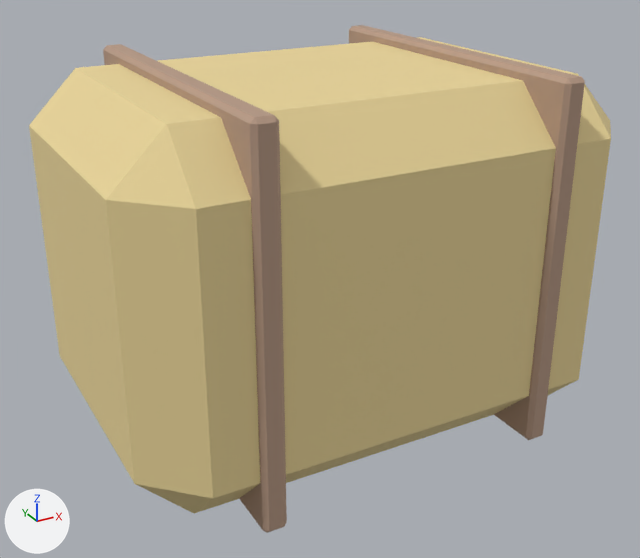
Two versions of the glTF model assets/models/hay.glb, one commit apart.
Rendered twice from a 50 mm lens placed at (-0.983, -1.775, 1.215), pointed at (-0.023, -0.031, 0.343). The lights are fixed; the arrows at lower left show +X, +Y and +Z. The picture after the commit comes second. Vertices at exactly the same position are counted once.

Objects in the first picture: 'hay'.
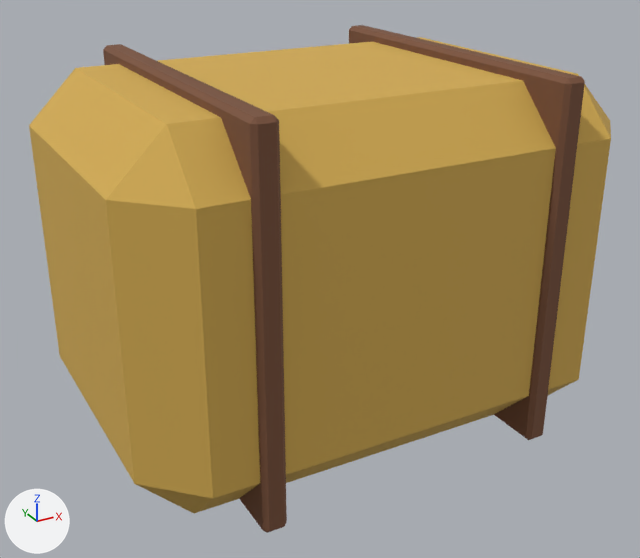
What the commit changed:
Material 'Cluck_brown.001' (mat_cluck_brown_001) is new.
Its base color is (0.19, 0.0802, 0.0399) (brown #795038).
Its roughness is 0.82.
Material 'Cluck_hay.001' (mat_cluck_hay_001) is new.
Its base color is (0.652, 0.41, 0.0802) (yellow #d3ac50).
Its roughness is 0.82.
me_cube_014 has 72 vertices, 132 faces and spans x -0.6..0.6, y -0.44..0.44, z -0.005..0.865.
me_cube_014 is used by ob_hay; location (0.0, 0.0, 0.0).
me_cube_014 part 1: all 44 faces that had it switch from mat_cluck_hay (beige #ead599) to mat_cluck_hay_001 (yellow #d3ac50).
me_cube_014 part 2: all 88 faces that had it switch from mat_cluck_brown (beige #b79984) to mat_cluck_brown_001 (brown #795038).

Changed parts and their boxes [x1, y1, x2, y2] in the pictures (640 x 558 px):
part 1 of me_cube_014, recoloured (darker)
    both: [29, 37, 611, 513]
part 2 of me_cube_014, recoloured
    both: [103, 25, 585, 533]
